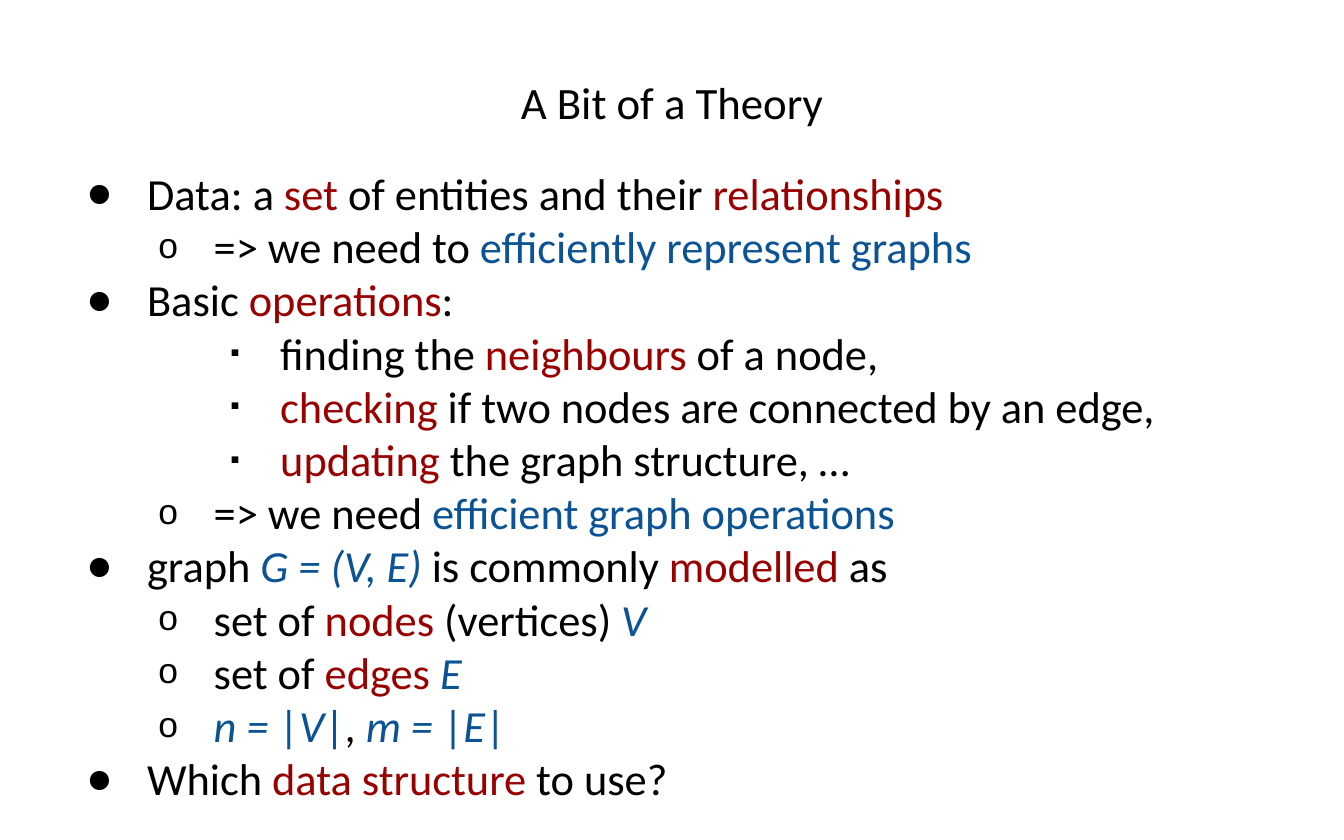
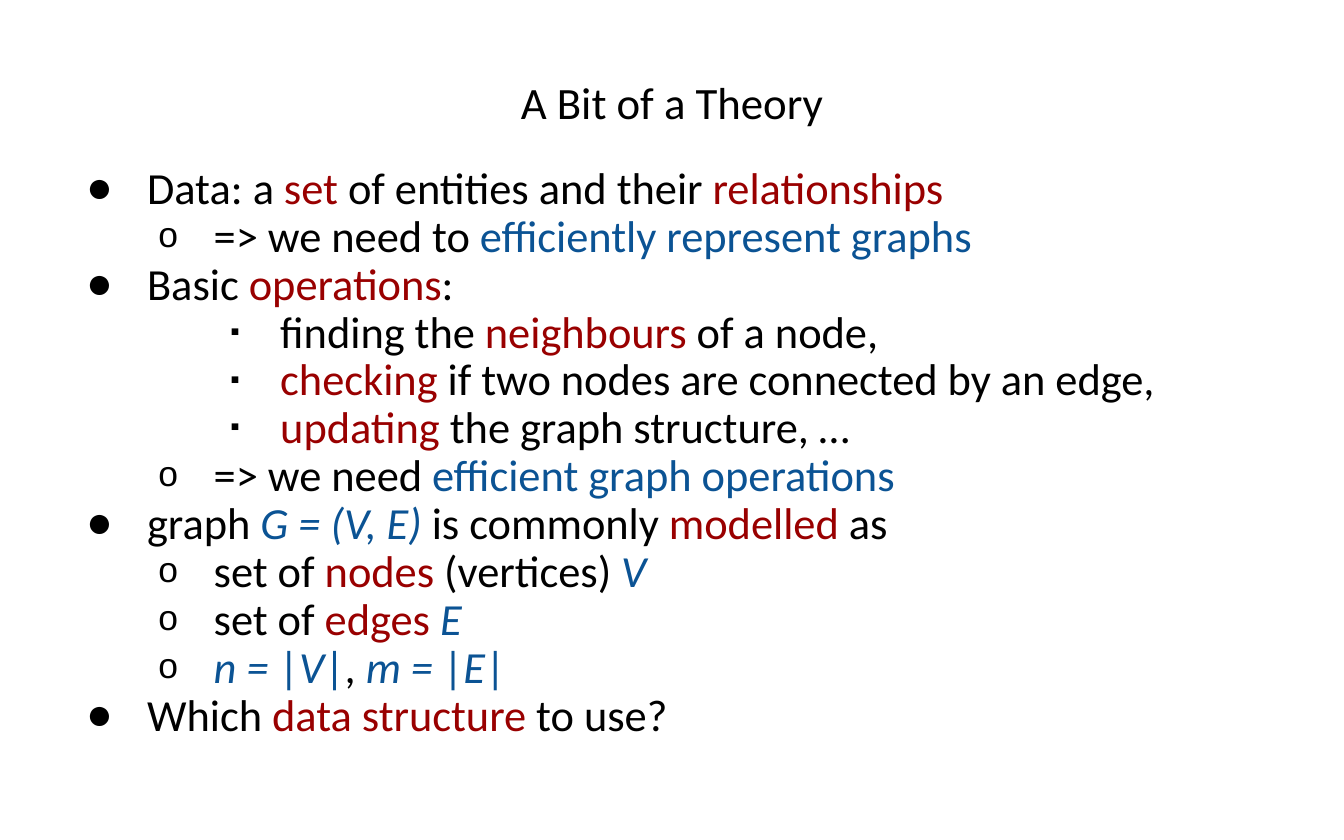
Before and after one commit to hogeschool/INFDEV026B, a slide deck: slide 12 of 2016-2017/Lecture 5.pptx. Drawn at 1344x840 pixels with LibreOffice and Linux fonts; fonts in the diff are those of the drawing. Boxes give left, top, right and bottom in pixels: in the first picture for what was removed or moved away, otherwise in the second. Text is boxed around its words. In the diff, an @@ line names an element or a change of style, - is before the commit and + after.

```diff
--- a/2016-2017/Lecture 5.pptx
+++ b/2016-2017/Lecture 5.pptx
@@ text "Data: a set of entities ..." at [147, 173, 1154, 732]: line spacing 1 to 0.9 @@
```
Also in this commit, not shown: 1 slide added, 1 slide removed.
